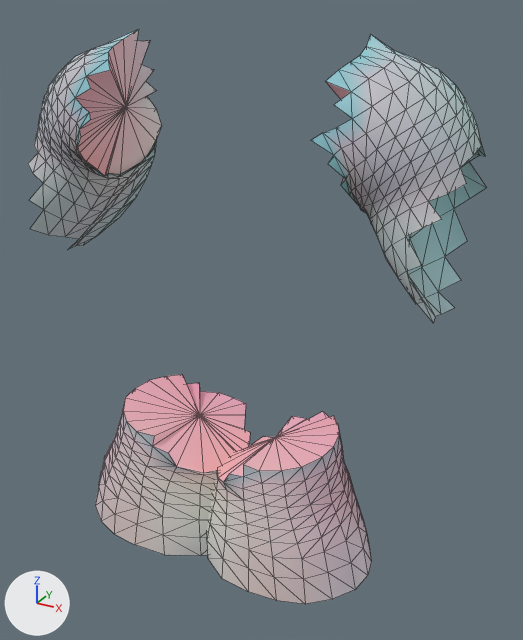
Before and after pictures for a commit that changed the glTF model assets/giant/parts/Garment_tunic_limbs.glb.
The view is the same before and after, from a 50 mm camera at (1.064, -1.788, 3.308) aimed at (0.086, -0.008, 2.418). The axes (+X, +Y, +Z) are drawn at lower left. The lights are the same throughout. The older version comes first. Mesh edges are drawn as thin lines. Vertices at exactly the same position are counted once.

The first picture shows 'Garment_tunic_limbs'.
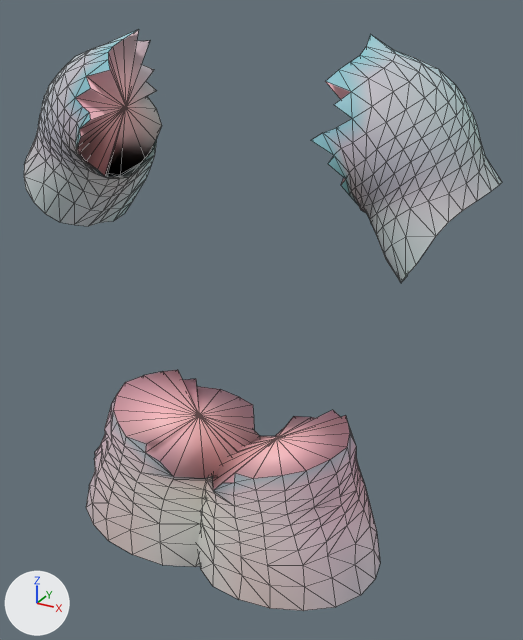
Boxes [x1, y1, x2, y2] around the edits, measured in the pictures (523 x 640 px; the box of a moved part takes in the faces that stretch with it):
'Garment_tunic_limbs', reshaped: before [28, 29, 486, 604]; after [24, 29, 502, 611]
part 1 of me_garment_tunic_limbs, moved or reshaped: before [95, 401, 371, 604]; after [86, 396, 380, 611]
part 2 of me_garment_tunic_limbs, moved or reshaped: before [28, 153, 146, 250]; after [24, 137, 146, 226]
part 3 of me_garment_tunic_limbs, moved or reshaped: before [384, 186, 470, 322]; after [384, 141, 502, 283]
part 4 of me_garment_tunic_limbs, recoloured: before [76, 30, 339, 476]; after [76, 30, 350, 483]

What changed in the scene script:
```text
Change me_garment_tunic_limbs:
    used by ob_garment_tunic_limbs; location = (0.0, 0.0, 0.0)
    remove me_garment_tunic_limbs.from_pydata(...)  # 749 vertices, 1390 faces; spans x -0.68..0.68, y -0.33..0.24, z 1.61..3.23
    add me_garment_tunic_limbs.from_pydata(...)  # 739 vertices, 1386 faces; spans x -0.73..0.73, y -0.36..0.25, z 1.59..3.23
    me_garment_tunic_limbs part 1: 330 vertices moved from x -0.51..0.51, y -0.33..0.21, z 1.61..2.1 to x -0.54..0.54, y -0.36..0.25, z 1.59..2.1; 14 vertices removed from x -0.1..0.1, y -0.25..-0.03, z 1.9..1.97; 14 vertices added at x -0.08..0.08, y -0.29..-0.02, z 1.9..1.96
    me_garment_tunic_limbs part 2: 2 vertices moved from x -0.53..-0.48, y -0.01..0.14, z 2.64..2.7 to x -0.53..-0.51, y -0.01..0.15, z 2.64..2.68; 25 vertices removed from x -0.65..-0.52, y -0.21..0.21, z 2.54..2.85; 20 vertices added at x -0.73..-0.51, y -0.21..0.2, z 2.63..2.95
    me_garment_tunic_limbs part 3: 2 vertices moved from x 0.48..0.53, y -0.01..0.14, z 2.64..2.7 to x 0.51..0.53, y -0.01..0.15, z 2.64..2.68; 25 vertices removed from x 0.52..0.65, y -0.21..0.21, z 2.54..2.85; 20 vertices added at x 0.51..0.73, y -0.21..0.2, z 2.63..2.95
    me_garment_tunic_limbs part 4: 113 kept faces spanning x -0.49..0.49, y -0.31..0.25, z 1.88..3.23 get new vertex colours; the middle colour goes from pink #fbc1c8 to pink #fbbac3
```
